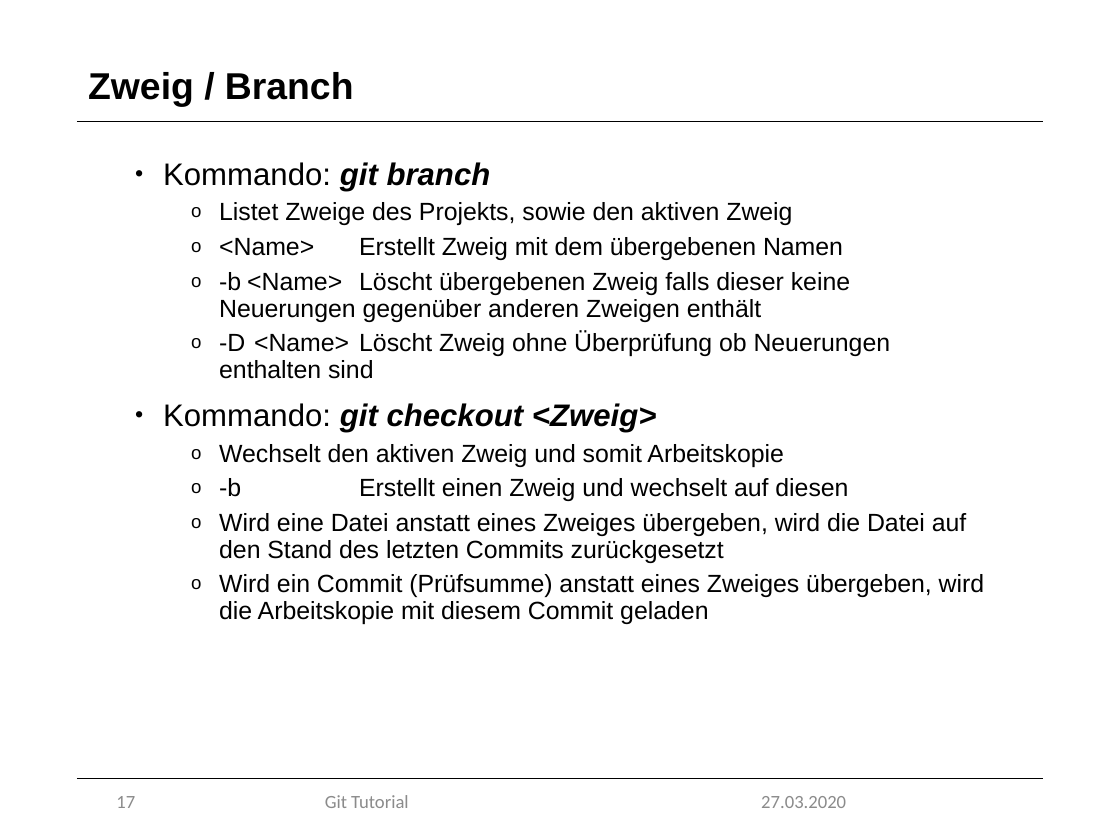
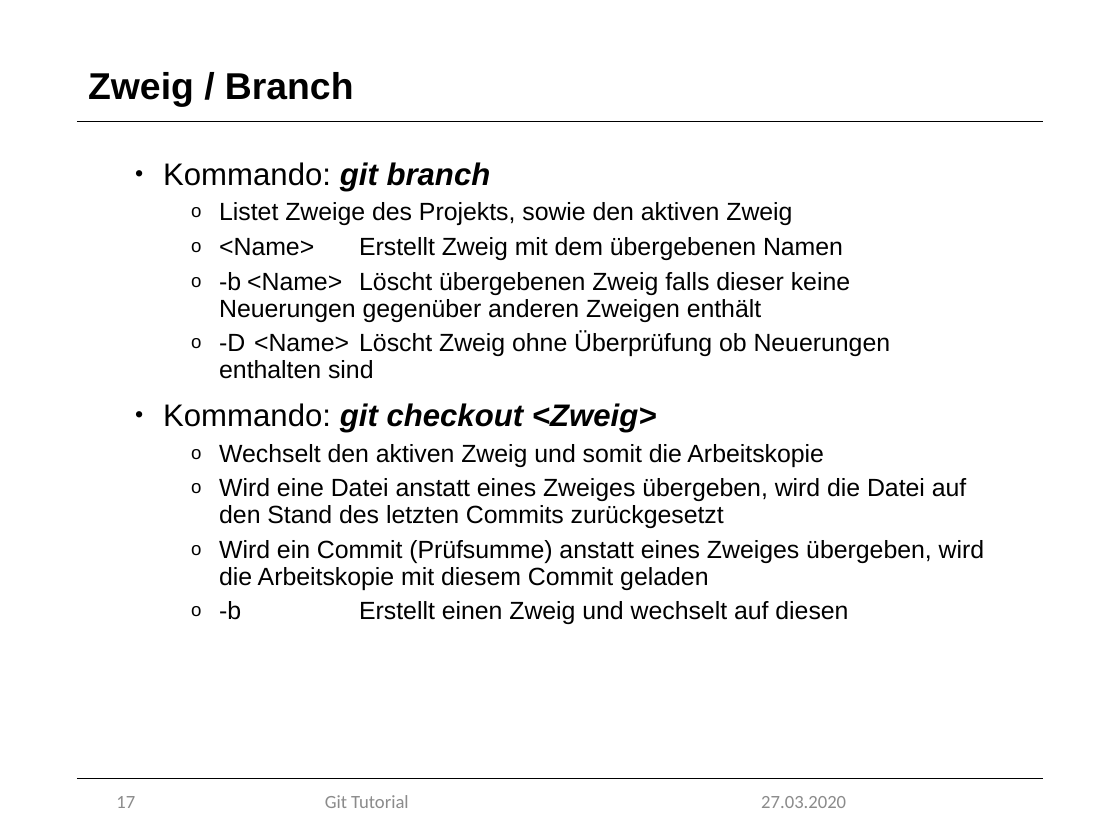
Before and after one commit to marcretzlaff/projektarbeit, a slide deck: slide 17 of Präsentation-90min/Präsentation-90min.pptx. Drawn at 1120x840 pixels with LibreOffice and Linux fonts; fonts in the diff are those of the drawing; background and template pictures are left out. Boxes give left, top, right and bottom in pixels: in the first picture for what was removed or moved away, otherwise in the second. Text is boxed around its words. In the diff, an @@ line names an element or a change of style, - is before the commit and + after.

```diff
--- a/Präsentation-90min/Präsentation-90min.pptx
+++ b/Präsentation-90min/Präsentation-90min.pptx
@@ text at (x1=219, y1=444, x2=824, y2=467): text changed @@
-  o Wechselt den aktiven Zweig und somit Arbeitskopie
-  o -b Erstellt einen Zweig und wechselt auf diesen
+  o Wechselt den aktiven Zweig und somit die Arbeitskopie
@@ text at (x1=219, y1=601, x2=848, y2=624): paragraph added @@
+  o -b Erstellt einen Zweig und wechselt auf diesen
```
Also in this commit, not shown: 21 other slides changed, 2 slides added, 2 slides removed, 1 other file.
